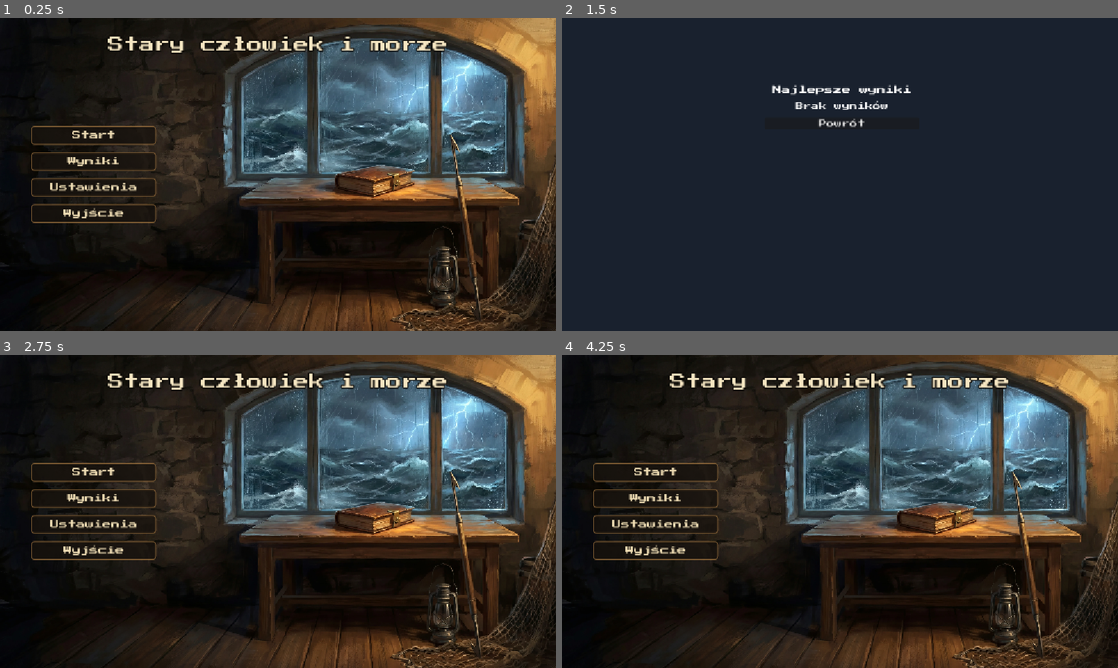
Above: before the commit, frames 1-4 (two rows, left to right).
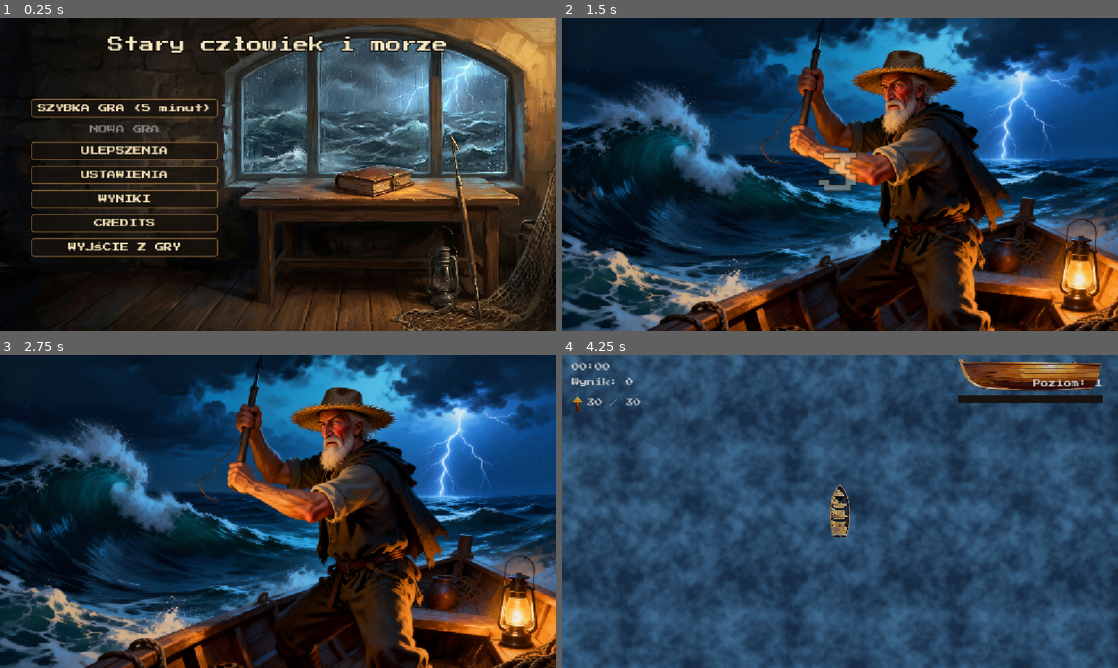
Above: after the commit, the same moments.

Repository: stap1/SCIM
Game: Godot game, scene res://scenes/MainMenu.tscn
Two runs of this game, one before a commit and one after it. Both use one fixed random seed, a clock stepped at 60 frames per second and the inputs below.
Inputs (mouse positions are in pixels of both pictures, inside the frame that each line leads up to):
- Up to frame 1 (0.25 s): no input
- Up to frame 2 (1.5 s): click (684, 108) at 0.5 s, where only the run after the commit has a clickable "SZYBKA GRA (5 minut)"; click (656, 161) at 1.25 s, where only the run before the commit has a clickable "Wyniki"
- Up to frame 3 (2.75 s): click (278, 461) at 2 s, where only the run before the commit has a clickable "Powrót"
- Up to frame 4 (4.25 s): click (656, 524) at 2.75 s, where only the run before the commit has a clickable "Ustawienia"; click (840, 574) at 3.5 s, where only the run before the commit has a clickable "Powrót"

The runs differ from the first frame. In frame 1, 5.5% of the frame differs, in the area x 5-40%, y 25-77%; in frame 2, 67%; in frame 3, 86%; in frame 4, 96%, in the area x 0-100%, y 0-100%.

Commit message:
R2: tryb 5 min, przebudowa menu, ustawienia, ekran CREDITS
- domyslna sesja 5 min (SettingsStore + test)
- menu: SZYBKA GRA (5 min) aktywna, NOWA GRA wyszarzona, ULEPSZENIA/USTAWIENIA/WYNIKI/CREDITS/WYJSCIE
- ustawienia: opcje 5/10/15, 10 i 15 wyszarzone + notka o przyszlym etapie
- nowy ekran CREDITS (autorzy, zrodla CC0, podziekowania Hemingway, wzmianka AI)
- ScenePaths.CREDITS; test_menu_structure.gd

Co-Authored-By: Claude Opus 4.8 <noreply@anthropic.com>

Diff:
--- /dev/null
+++ b/scenes/Credits.tscn
@@ -0,0 +1,57 @@
+[gd_scene load_steps=2 format=3]
+
+[ext_resource type="Script" path="res://scripts/ui/credits.gd" id="1_cred"]
+
+[node name="Credits" type="Control"]
+anchors_preset = 15
+anchor_right = 1.0
+anchor_bottom = 1.0
+script = ExtResource("1_cred")
+
+[node name="Background" type="ColorRect" parent="."]
+anchors_preset = 15
+anchor_right = 1.0
+anchor_bottom = 1.0
+color = Color(0.07, 0.1, 0.15, 1)
+
+[node name="Panel" type="VBoxContainer" parent="."]
+offset_left = 180.0
+offset_top = 60.0
+offset_right = 972.0
+offset_bottom = 600.0
+theme_override_constants/separation = 16
+
+[node name="Title" type="Label" parent="Panel"]
+theme_override_colors/font_color = Color(0.96, 0.9, 0.76, 1)
+theme_override_font_sizes/font_size = 32
+horizontal_alignment = 1
+text = "CREDITS"
+
+[node name="Body" type="RichTextLabel" parent="Panel"]
+custom_minimum_size = Vector2(792, 400)
+layout_mode = 2
+size_flags_vertical = 3
+bbcode_enabled = true
+text = "[center][b]Stary człowiek i morze[/b][/center]
+
+[b]Autorzy[/b]
+Stanisław Przybyłek
+Mateusz
+
+[b]Inspiracja i podziękowania[/b]
+Ernest Hemingway - „Stary człowiek i morze\"
+
+[b]Dźwięki (CC0, BigSoundBank - autor Joseph SARDIN)[/b]
+Maszyna do pisania: klawisz i dzwonek karetki
+Syrena portowa: Ocean Liner Horn
+
+[b]Referencja graficzna[/b]
+Tivadar Csontváry Kosztka - „Stary rybak\" (1902, domena publiczna)
+
+[b]Wykorzystanie AI[/b]
+Claude, Gemini, Stable Diffusion, Nano Banana Pro"
+fit_content = true
+
+[node name="BackButton" type="Button" parent="Panel"]
+layout_mode = 2
+text = "Powrót"
--- a/scenes/MainMenu.tscn
+++ b/scenes/MainMenu.tscn
@@ -41,24 +41,37 @@
 [node name="Menu" type="VBoxContainer" parent="."]
 layout_mode = 0
 offset_left = 64.0
-offset_top = 224.0
-offset_right = 324.0
-offset_bottom = 470.0
+offset_top = 168.0
+offset_right = 380.0
+offset_bottom = 600.0
 theme = ExtResource("3_theme")
-theme_override_constants/separation = 16
+theme_override_constants/separation = 12
 
-[node name="StartButton" type="Button" parent="Menu"]
+[node name="QuickGameButton" type="Button" parent="Menu"]
 layout_mode = 2
-text = "Start"
+text = "SZYBKA GRA (5 minut)"
+
+[node name="NewGameButton" type="Button" parent="Menu"]
+layout_mode = 2
+disabled = true
+text = "NOWA GRA"
+
+[node name="UpgradesButton" type="Button" parent="Menu"]
+layout_mode = 2
+text = "ULEPSZENIA"
+
+[node name="SettingsButton" type="Button" parent="Menu"]
+layout_mode = 2
+text = "USTAWIENIA"
 
 [node name="ScoresButton" type="Button" parent="Menu"]
 layout_mode = 2
-text = "Wyniki"
+text = "WYNIKI"
 
-[node name="SettingsButton" type="Button" parent="Menu"]
+[node name="CreditsButton" type="Button" parent="Menu"]
 layout_mode = 2
-text = "Ustawienia"
+text = "CREDITS"
 
 [node name="QuitButton" type="Button" parent="Menu"]
 layout_mode = 2
-text = "Wyjście"
+text = "WYJŚCIE Z GRY"
--- a/scenes/Settings.tscn
+++ b/scenes/Settings.tscn
@@ -48,6 +48,11 @@
 
 [node name="SessionOption" type="OptionButton" parent="Panel"]
 
+[node name="SessionNote" type="Label" parent="Panel"]
+theme_override_colors/font_color = Color(0.7, 0.72, 0.78, 1)
+theme_override_font_sizes/font_size = 12
+text = "Dłuższe czasy gry dostępne w późniejszym etapie rozwoju gry."
+
 [node name="ReduceShakeCheck" type="CheckButton" parent="Panel"]
 text = "Ogranicz trzęsienie ekranu"
 
--- a/scripts/globals/settings_store.gd
+++ b/scripts/globals/settings_store.gd
@@ -15,7 +15,7 @@
 # --- Zywe ustawienia gracza (NIE stan sesji) - jedyne zrodlo prawdy o ustawieniach (P1.6).
 # Dlugosc sesji trzymana w MINUTACH (jednostka czytelna dla gracza); przeliczenie na
 # sekundy rozgrywki przez czysta funkcje session_seconds() - jeden punkt konwersji.
-var session_length_min: int = 15
+var session_length_min: int = 5
 # Accessibility - czytane przez kod efektow (shake/flash) via should_apply_shake/should_flash.
 var reduce_shake: bool = false
 var reduce_flashing: bool = false
@@ -70,13 +70,13 @@
 static func load_settings(path: String) -> Dictionary:
 	var cfg := ConfigFile.new()
 	var result := {
-		"music_vol": 1.0, "sfx_vol": 1.0, "session_length": 15,
+		"music_vol": 1.0, "sfx_vol": 1.0, "session_length": 5,
 		"reduce_shake": false, "reduce_flashing": false,
 	}
 	if cfg.load(path) == OK:
 		result["music_vol"] = cfg.get_value("audio", "music_vol", 1.0)
 		result["sfx_vol"] = cfg.get_value("audio", "sfx_vol", 1.0)
-		result["session_length"] = cfg.get_value("game", "session_length", 15)
+		result["session_length"] = cfg.get_value("game", "session_length", 5)
 		result["reduce_shake"] = cfg.get_value("accessibility", "reduce_shake", false)
 		result["reduce_flashing"] = cfg.get_value("accessibility", "reduce_flashing", false)
 	return result
--- /dev/null
+++ b/scripts/ui/credits.gd
@@ -0,0 +1,13 @@
+extends Control
+
+# Ekran CREDITS: autorzy, zrodla assetow i ich autorzy, podziekowania, wzmianka o AI.
+# Tresc w RichTextLabel (scena). Przycisk powrotu wraca do menu glownego.
+
+func _ready() -> void:
+	var back := get_node_or_null("Panel/BackButton")
+	if back:
+		back.pressed.connect(_on_back)
+
+func _on_back() -> void:
+	AudioManager.play_sfx("ui_click")
+	get_tree().change_scene_to_file(ScenePaths.MAIN_MENU)
--- a/scripts/ui/main_menu.gd
+++ b/scripts/ui/main_menu.gd
@@ -4,9 +4,12 @@
 # odpowiednie sceny, Wyjscie zamyka. Animowane tlo - lodz kolysze sie na falach (Tween).
 
 func _ready() -> void:
-	_connect_button("Menu/StartButton", _on_start)
+	# SZYBKA GRA (5 min) = jedyny aktywny start; NOWA GRA wyszarzona (przyszlosc).
+	_connect_button("Menu/QuickGameButton", _on_quick_game)
+	_connect_button("Menu/UpgradesButton", _on_upgrades)
+	_connect_button("Menu/SettingsButton", _on_settings)
 	_connect_button("Menu/ScoresButton", _on_scores)
-	_connect_button("Menu/SettingsButton", _on_settings)
+	_connect_button("Menu/CreditsButton", _on_credits)
 	_connect_button("Menu/QuitButton", _on_quit)
 	_animate_waves()
 
@@ -26,9 +29,19 @@
 	tween.tween_property(boat, "position:y", base_y - 12.0, 1.2).set_trans(Tween.TRANS_SINE).set_ease(Tween.EASE_IN_OUT)
 	tween.tween_property(boat, "position:y", base_y + 12.0, 1.2).set_trans(Tween.TRANS_SINE).set_ease(Tween.EASE_IN_OUT)
 
-func _on_start() -> void:
+func _on_quick_game() -> void:
+	SettingsStore.session_length_min = 5  # tryb szybkiej gry: stale 5 minut
 	GameState.reset()
 	get_tree().change_scene_to_file(ScenePaths.MAIN)
+
+# Otwiera popup ULEPSZENIA (sklep meta-progresji). Popup zyje w scenie menu (R3c).
+func _on_upgrades() -> void:
+	var popup := get_node_or_null("UpgradesMenu")
+	if popup != null and popup.has_method("open"):
+		popup.open()
+
+func _on_credits() -> void:
+	get_tree().change_scene_to_file(ScenePaths.CREDITS)
 
 func _on_scores() -> void:
 	# Ekran wynikow - krok 21. Otwiera Scores.tscn, jesli juz istnieje.
--- a/scripts/ui/settings.gd
+++ b/scripts/ui/settings.gd
@@ -5,7 +5,9 @@
 # tylko buduje UI i deleguje zapis/odczyt do SettingsStore. Nie zawiera juz wlasnej
 # logiki persystencji/audio, by gameplay/audio nie musialy siegac do skryptu UI.
 
-const SESSION_LENGTHS := [10, 15, 20]
+# Tylko 5 min aktywne; 10/15 wyszarzone (dluzsze sesje w przyszlym etapie).
+const SESSION_LENGTHS := [5, 10, 15]
+const SESSION_ENABLED := 5
 
 @onready var music_slider: HSlider = get_node_or_null("Panel/MusicSlider")
 @onready var sfx_slider: HSlider = get_node_or_null("Panel/SFXSlider")
@@ -16,8 +18,11 @@
 
 func _ready() -> void:
 	if session_option:
-		for length in SESSION_LENGTHS:
-			session_option.add_item("%d min" % length)
+		for i in SESSION_LENGTHS.size():
+			session_option.add_item("%d min" % SESSION_LENGTHS[i])
+			# Dluzsze sesje (10/15) wyszarzone do przyszlego etapu - tylko 5 min wybieralne.
+			if SESSION_LENGTHS[i] != SESSION_ENABLED:
+				session_option.set_item_disabled(i, true)
 
 	var s := SettingsStore.load_settings(SettingsStore.SETTINGS_PATH)
 
@@ -41,7 +46,7 @@
 
 	if session_option:
 		var idx := SESSION_LENGTHS.find(int(s["session_length"]))
-		session_option.selected = idx if idx != -1 else 1
+		session_option.selected = idx if idx != -1 else 0  # fallback = 5 min (jedyne aktywne)
 		session_option.item_selected.connect(_on_session_selected)
 
 	if reduce_shake_check:
--- a/scripts/util/scene_paths.gd
+++ b/scripts/util/scene_paths.gd
@@ -8,3 +8,4 @@
 const MAIN := "res://scenes/Main.tscn"
 const SCORES := "res://scenes/Scores.tscn"
 const SETTINGS := "res://scenes/Settings.tscn"
+const CREDITS := "res://scenes/Credits.tscn"
--- /dev/null
+++ b/test/test_menu_structure.gd
@@ -0,0 +1,45 @@
+extends GutTest
+
+# R2: struktura menu (7 pozycji, NOWA GRA wyszarzona), ustawienia (5 aktywne, 10/15 wyszarzone),
+# ekran CREDITS.
+
+const MenuScene := preload("res://scenes/MainMenu.tscn")
+const SettingsScene := preload("res://scenes/Settings.tscn")
+const CreditsScene := preload("res://scenes/Credits.tscn")
+const SettingsScript := preload("res://scripts/ui/settings.gd")
+
+func test_menu_has_seven_options() -> void:
+	var m = MenuScene.instantiate()
+	add_child_autofree(m)
+	var menu = m.get_node_or_null("Menu")
+	assert_not_null(menu, "VBox Menu istnieje")
+	for n in ["QuickGameButton", "NewGameButton", "UpgradesButton", "SettingsButton",
+			"ScoresButton", "CreditsButton", "QuitButton"]:
+		assert_not_null(menu.get_node_or_null(n), "przycisk %s istnieje" % n)
+
+func test_new_game_disabled_quick_active() -> void:
+	var m = MenuScene.instantiate()
+	add_child_autofree(m)
+	assert_true(m.get_node("Menu/NewGameButton").disabled, "NOWA GRA wyszarzona")
+	assert_false(m.get_node("Menu/QuickGameButton").disabled, "SZYBKA GRA aktywna")
+
+func test_session_lengths_const() -> void:
+	assert_eq(SettingsScript.SESSION_LENGTHS, [5, 10, 15], "opcje 5/10/15")
+	assert_eq(SettingsScript.SESSION_ENABLED, 5, "aktywne tylko 5")
+
+func test_settings_disables_longer_sessions() -> void:
+	var s = SettingsScene.instantiate()
+	add_child_autofree(s)
+	var opt = s.get_node_or_null("Panel/SessionOption")
+	assert_not_null(opt, "SessionOption istnieje")
+	assert_eq(opt.item_count, 3, "3 opcje sesji")
+	assert_false(opt.is_item_disabled(0), "5 min aktywne")
+	assert_true(opt.is_item_disabled(1), "10 min wyszarzone")
+	assert_true(opt.is_item_disabled(2), "15 min wyszarzone")
+	assert_not_null(s.get_node_or_null("Panel/SessionNote"), "notka o dluzszych sesjach")
+
+func test_credits_loads_with_back() -> void:
+	assert_true(ResourceLoader.exists(ScenePaths.CREDITS), "scena CREDITS istnieje")
+	var c = CreditsScene.instantiate()
+	add_child_autofree(c)
+	assert_not_null(c.get_node_or_null("Panel/BackButton"), "CREDITS ma przycisk powrotu")
--- a/test/test_settings_store.gd
+++ b/test/test_settings_store.gd
@@ -34,7 +34,7 @@
 func test_load_missing_returns_defaults() -> void:
 	var s := SettingsStore.load_settings("user://nie_istnieje_xyz.cfg")
 	assert_almost_eq(s["music_vol"], 1.0, 0.001, "domyslna glosnosc 1.0")
-	assert_eq(int(s["session_length"]), 15, "domyslna sesja 15")
+	assert_eq(int(s["session_length"]), 5, "domyslna sesja 5")
 	assert_false(bool(s["reduce_shake"]), "domyslnie bez redukcji shake")
 
 # apply_saved zapisuje ustawienia do SettingsStore - patrz test_state_separation.gd (P1.6).
Not shown, added: scripts/ui/credits.gd.uid
Not shown, added: test/test_menu_structure.gd.uid
